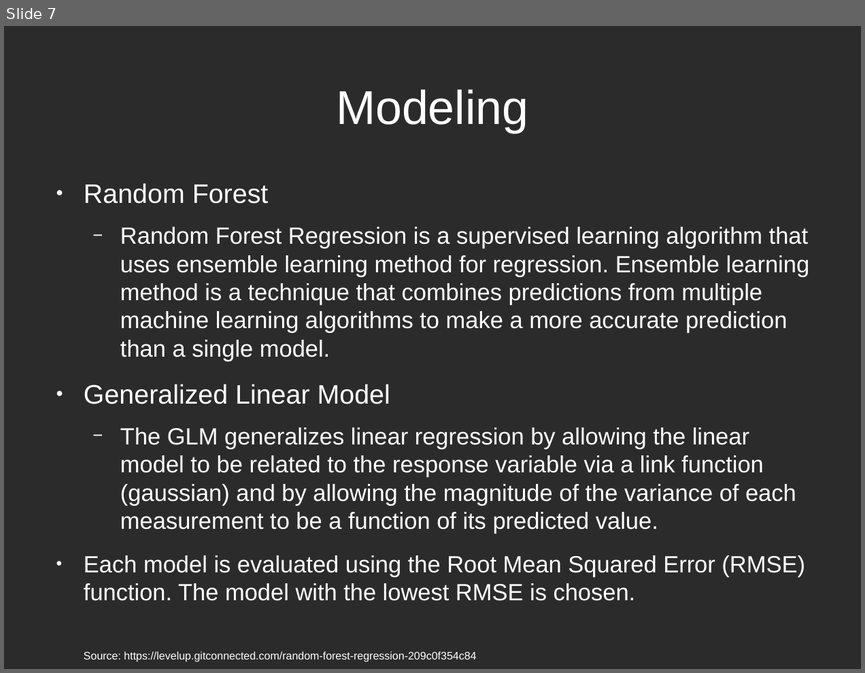
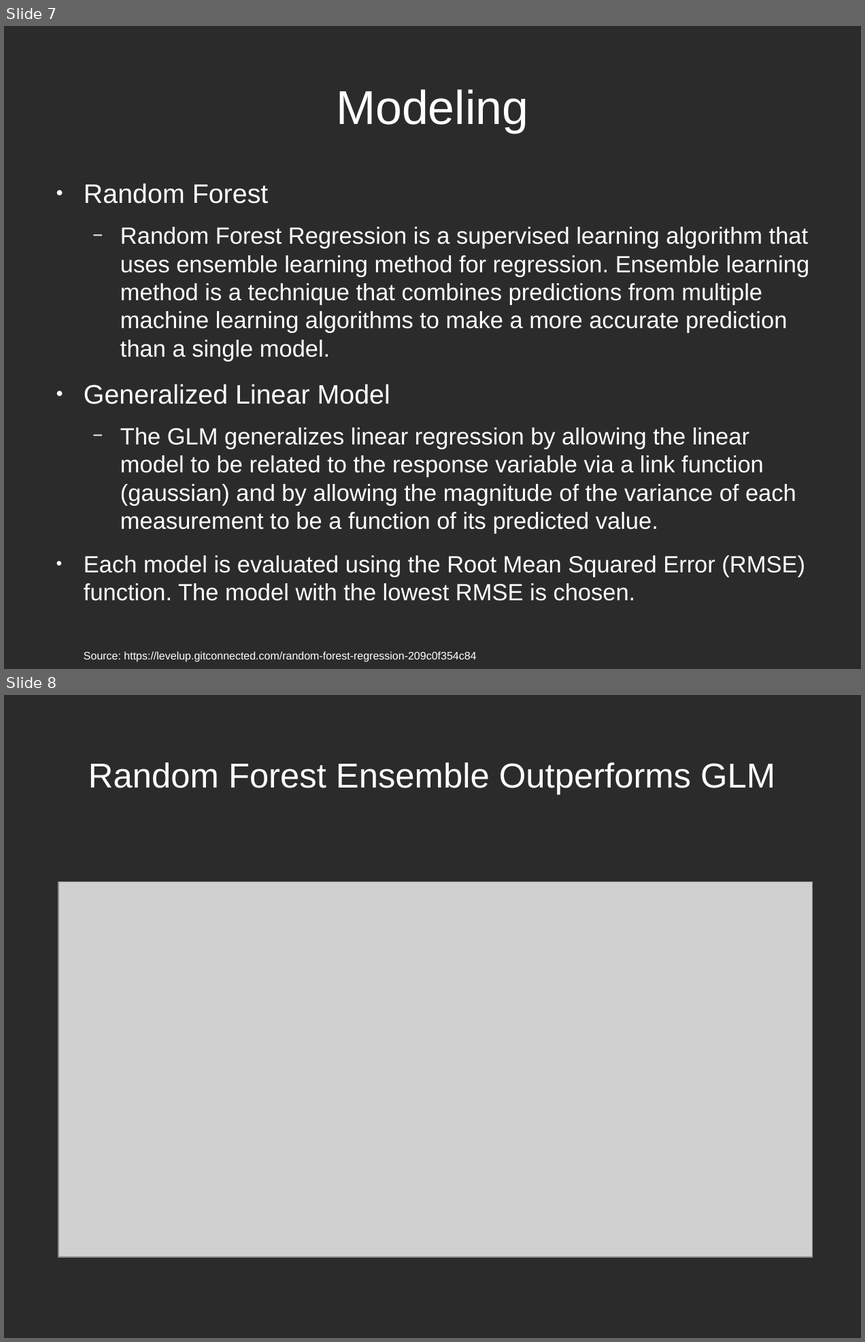
Before and after one commit to ksooklall/CUNY-SPS-Masters-DS, a slide deck: DATA_621/final/gstore_presentation.odp. Shown one above the other, each under a label of ours: slide 7 before the commit, slides 7 and 8 after it. The pictures are 865x673 and 865x1342 pixels, drawn with LibreOffice and Linux fonts; fonts in the diff are those of the drawing; grey boxes stand for pictures; background and template pictures are left out; a plain dark background stands for a picture behind light text. Boxes give left, top, right and bottom in pixels: in the first picture for what was removed or moved away, otherwise in the second. Text is boxed around its words. In the diff, an @@ line names an element or a change of style, - is before the commit and + after.

```diff
--- a/DATA_621/final/gstore_presentation.odp
+++ b/DATA_621/final/gstore_presentation.odp
@@ slide 8 added at bbox=[4, 695, 861, 1338], background picture (left out) @@
@@ title added at bbox=[88, 762, 775, 795], 32 pt, text #FFFFFF @@
+Random Forest Ensemble Outperforms GLM
@@ picture added at bbox=[58, 881, 813, 1257] @@
```
Also in this commit, not shown: 3 slides changed, 1 slide removed, 22 other files.
